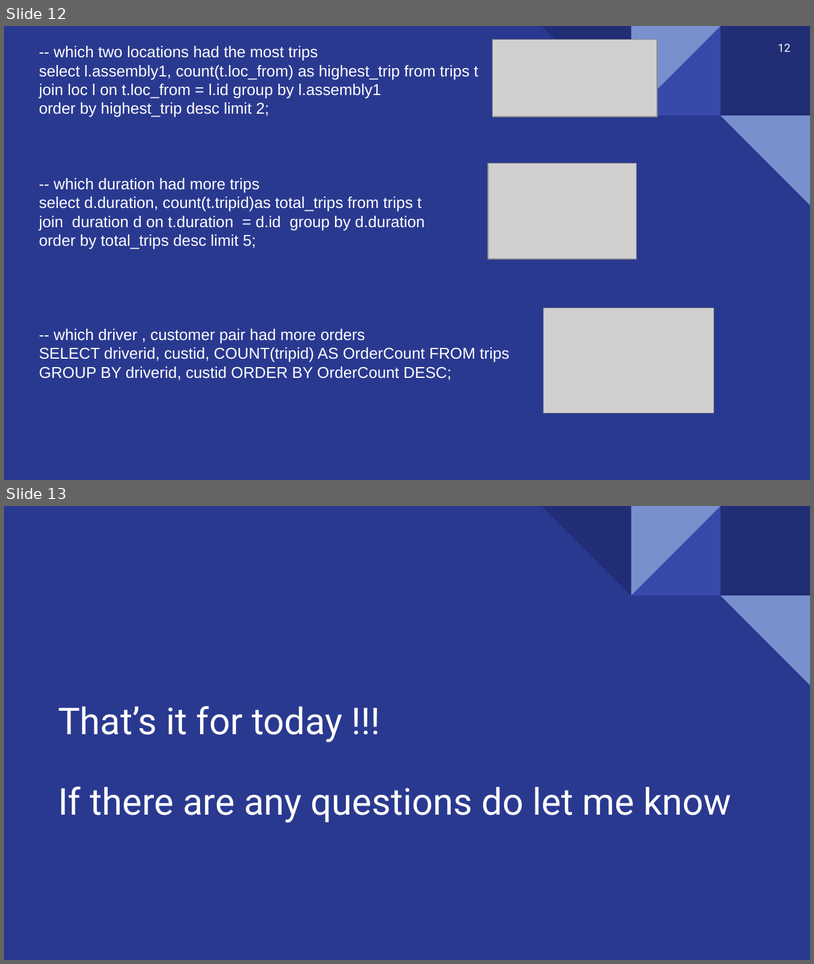
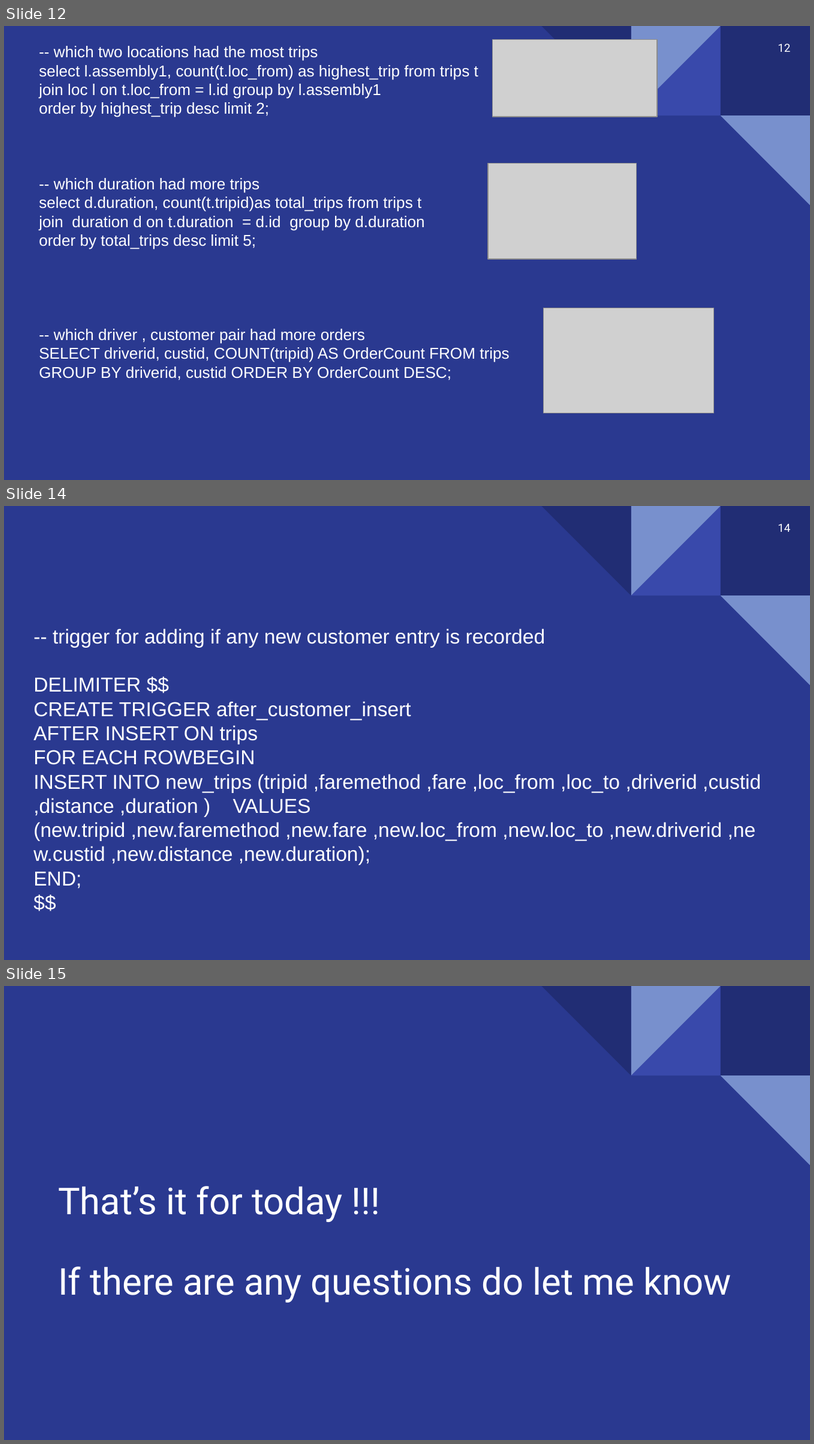
Before and after one commit to krutanshu/Tops_SQL_Project, a slide deck: Sql Project Presentation.pptx. Shown one above the other, each under a label of ours: slides 12 and 13 before the commit, slides 12, 14 and 15 after it; the slides between them are not shown. The pictures are 814x964 and 814x1444 pixels, drawn with LibreOffice and Linux fonts; fonts in the diff are those of the drawing; grey boxes stand for pictures. Boxes give left, top, right and bottom in pixels: in the first picture for what was removed or moved away, otherwise in the second. Text is boxed around its words. In the diff, an @@ line names an element or a change of style, - is before the commit and + after.

```diff
--- a/Sql Project Presentation.pptx
+++ b/Sql Project Presentation.pptx
@@ slide 14 added at [4, 506, 810, 960], background #2A3990; not listed: 5 template elements that a slide beside it also shows @@
@@ page number added at [778, 523, 791, 532], 10 pt, text #FFFFFF @@
+14
@@ text added at [33, 628, 761, 888], 18 pt, text #FFFFFF @@
+-- trigger for adding if any new customer entry is recorded
+DELIMITER $$
+CREATE TRIGGER after_customer_insert
+AFTER INSERT ON trips
+FOR EACH ROWBEGIN
+INSERT INTO new_trips (tripid ,faremethod ,fare ,loc_from ,loc_to ,driverid ,custid ,distance ,duration ) VALUES (new.tripid ,new.faremethod ,new.fare ,new.loc_from ,new.loc_to ,new.driverid ,new.custid ,new.distance ,new.duration);
+END;
+$$
@@ what was slide 13 is now slide 15 @@
```
Also in this commit, not shown: 1 other slide added.
